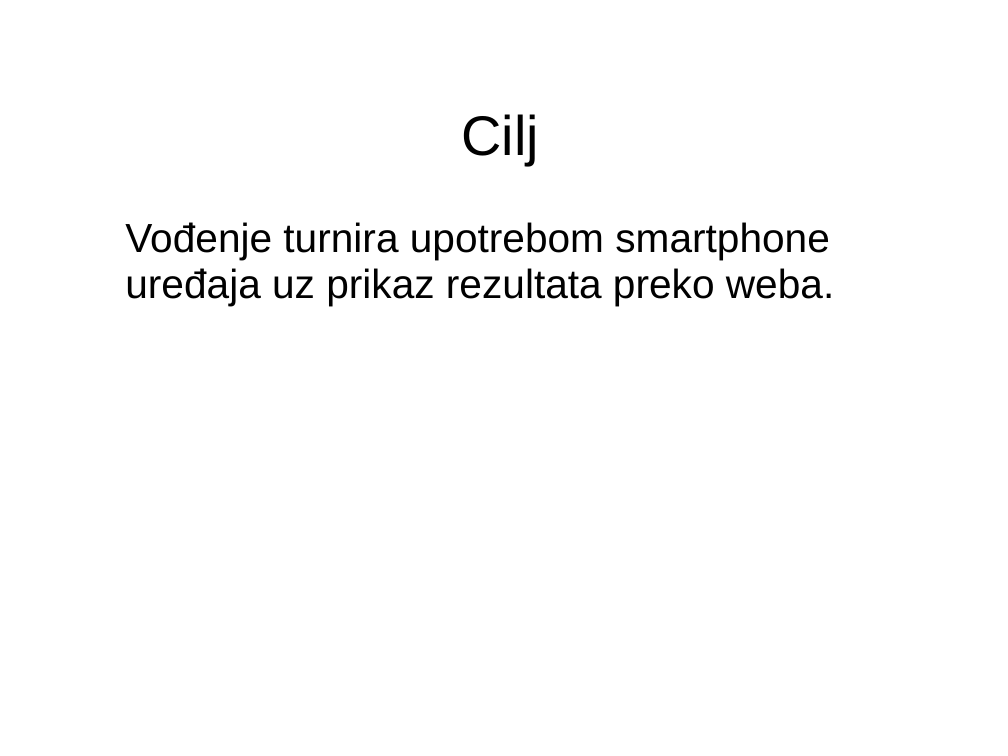
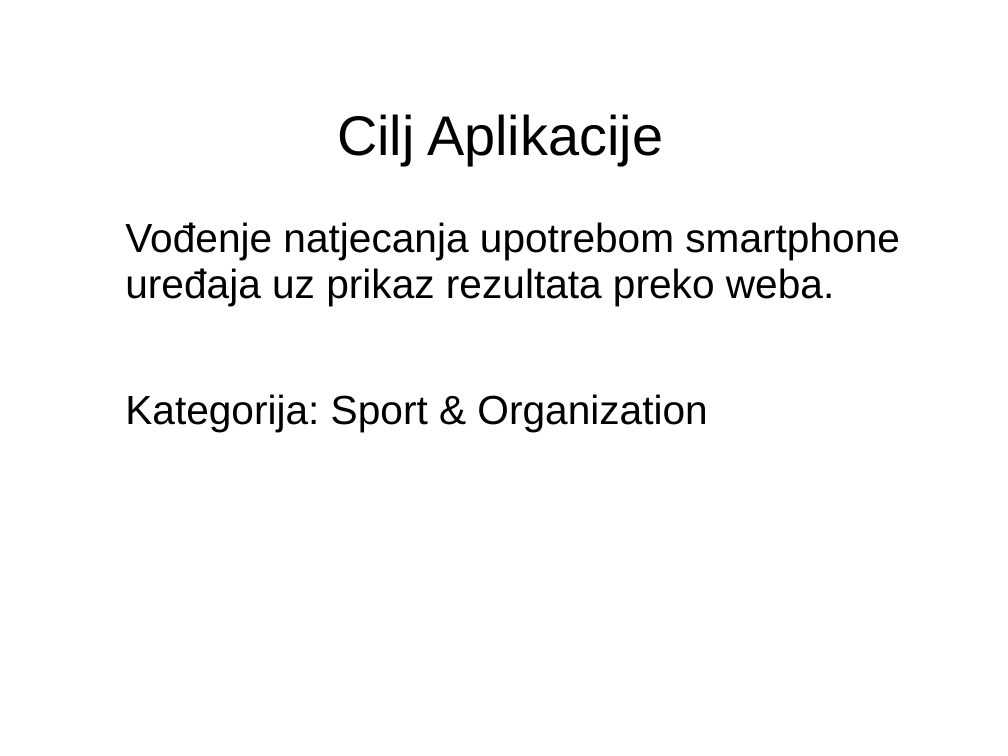
Before and after one commit to vidra74/Futura, a slide deck: slide 3 of Futura_StartUp.odp. Drawn at 1008x756 pixels with LibreOffice and Linux fonts; fonts in the diff are those of the drawing; background and template pictures are left out. Boxes give left, top, right and bottom in pixels: in the first picture for what was removed or moved away, otherwise in the second. Text is boxed around its words. In the diff, an @@ line names an element or a change of style, - is before the commit and + after.

```diff
--- a/Futura_StartUp.odp
+++ b/Futura_StartUp.odp
@@ title at [337,114,663,165]: text changed @@
-Cilj
+Cilj Aplikacije
@@ text at [125,222,900,432]: text changed @@
-Vođenje turnira upotrebom smartphone uređaja uz prikaz rezultata preko weba.
+Vođenje natjecanja upotrebom smartphone uređaja uz prikaz rezultata preko weba.
+Kategorija: Sport & Organization
```
Also in this commit, not shown: 5 other slides changed, 3 other files.
